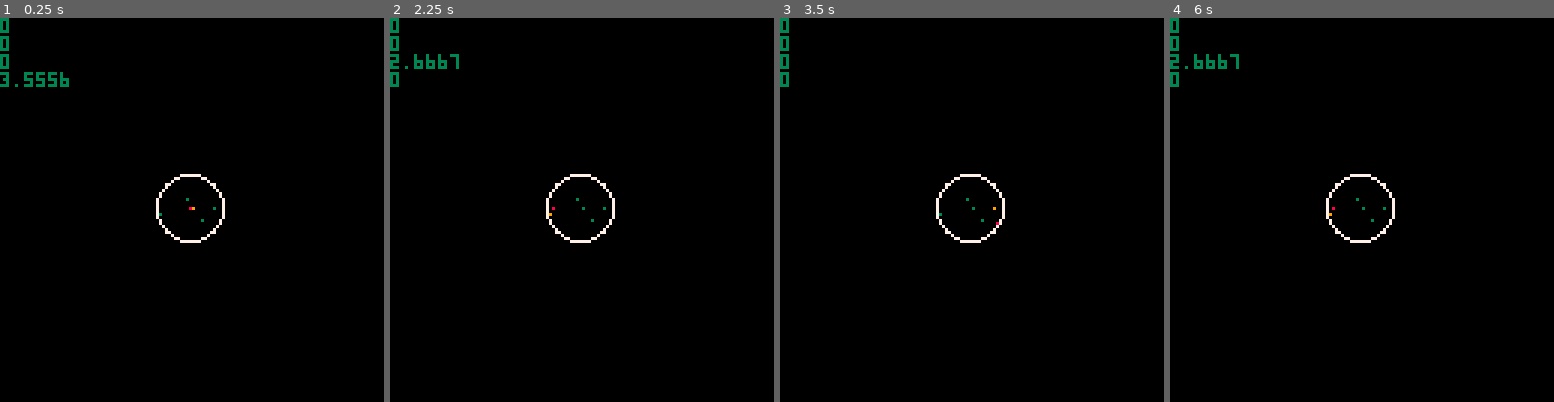
Above: before the commit, frames 1-4 (left to right).
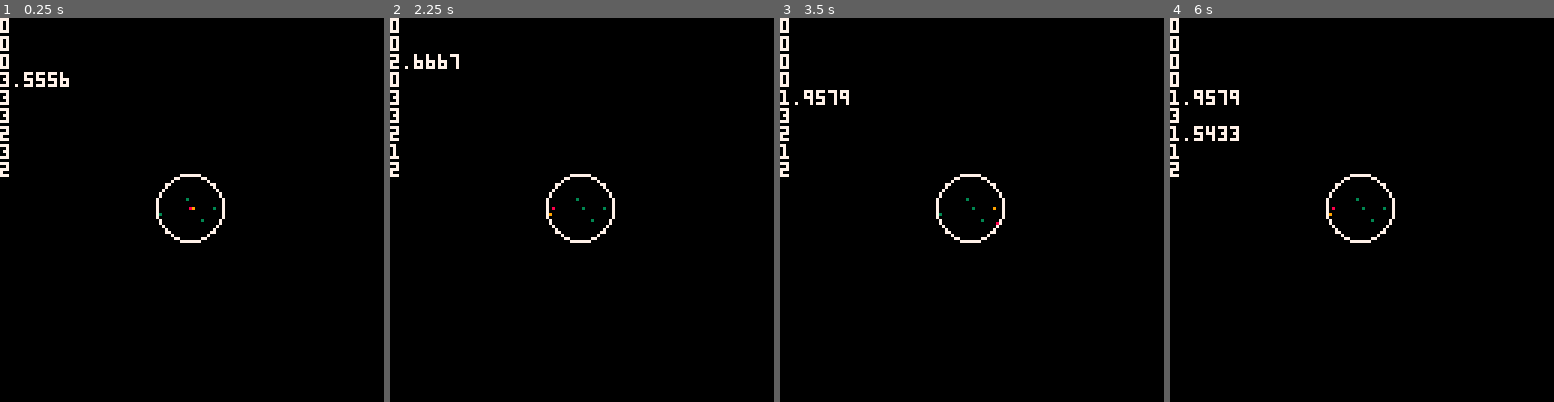
Above: after the commit, the same moments.

Repository: GerodruS/scanner8
Game: PICO-8 cartridge game.p8
Same seed, same stepped clock (60 frames per second), same inputs: the game is played once before the commit and once after it.
Inputs:
- Up to frame 1 (0.25 s): no input
- Up to frame 2 (2.25 s): tap X (X key) at 1.07, 2.07 s; hold Left from 1.97 s (still down)
- Up to frame 3 (3.5 s): release Left at 2.37 s; tap X (X key) every 0.33 s from 2.4 to 3.4 s; hold Down 2.42-2.82 s; hold Right from 2.87 s (still down)
- Up to frame 4 (6 s): release Right at 3.53 s; hold Up 3.58-4.08 s; tap X (X key) every 0.33 s from 3.73 to 5.73 s; hold Right 4.13-4.53 s; hold Down 4.58-5.08 s; hold Left 5.13-5.8 s; hold Up from 5.85 s (still down)

The runs differ from the first frame. In frame 1, 0.9% of the frame differs, in the area x 0-18%, y 0-42%; in frame 2, 0.8%; in frame 3, 0.8%; in frame 4, 1.3%.

Commit message:
Resources collection

Diff:
--- a/game.p8
+++ b/game.p8
@@ -13,13 +13,13 @@
 
 function _update60()
  local d={0,0}
- local input=false
- if (btn(⬆️)) d[2]-=1 input=true
- if (btn(⬇️)) d[2]+=1 input=true
- if (btn(⬅️)) d[1]-=1 input=true
- if (btn(➡️)) d[1]+=1 input=true
+ local move=false
+ if (btn(⬆️)) d[2]-=1 move=true
+ if (btn(⬇️)) d[2]+=1 move=true
+ if (btn(⬅️)) d[1]-=1 move=true
+ if (btn(➡️)) d[1]+=1 move=true
 
- if input then
+ if move then
 	 vnorm(d)
 	 vscale(d,0.5)
 	 vadd(scanner_pos,d)
@@ -30,6 +30,11 @@
 	  vscale(scanner_pos,planet_radius)
    vadd(scanner_pos,planet_center)
   end
+ end
+
+ if btnp(❎) then
+  local sp=vcpy(scanner_pos)
+  collect_resources(sp)
  end
 end
 
@@ -46,11 +51,16 @@
   pset(sources[i][1],sources[i][2],c)
  end
 
+ color(7)
  local resources=get_resources(sp)
  print(resources[1])
  print(resources[2])
  print(resources[3])
  print(resources[4])
+
+ for i=1,count(sources) do
+  print(sources[i].radius)
+ end
 
  pset(scanner_pos[1],scanner_pos[2],8)
 end
@@ -146,9 +156,37 @@
 --  print(d2)
 --  print(t)
   local a=t*s.amount
-  return {stype=s.stype,amount=a}
+  return {
+   stype=s.stype,
+   amount=a,
+   distance=sqrt(d2),
+   }
  end
  return nil
+end
+
+function collect_resources(p)
+ local r={0,0,0,0}
+ for i=1,count(sources) do
+  local t=collect_resource(p,sources[i])
+  if t then
+   r[t.stype]+=t.amount
+  end
+ end
+ for i=count(sources),1,-1 do
+  local elem=sources[i]
+  if (elem.amount<=0) del(sources,elem)
+ end
+ return r
+end
+
+function collect_resource(p,s)
+ local r=get_resource(p,s)
+ if r then
+  s.radius=r.distance
+  s.amount-=r.amount
+ end
+ return r
 end
 __gfx__
 00000000000000000000000000000000000000000000000000000000000000000000000000000000000000000000000000000000000000000000000000000000
